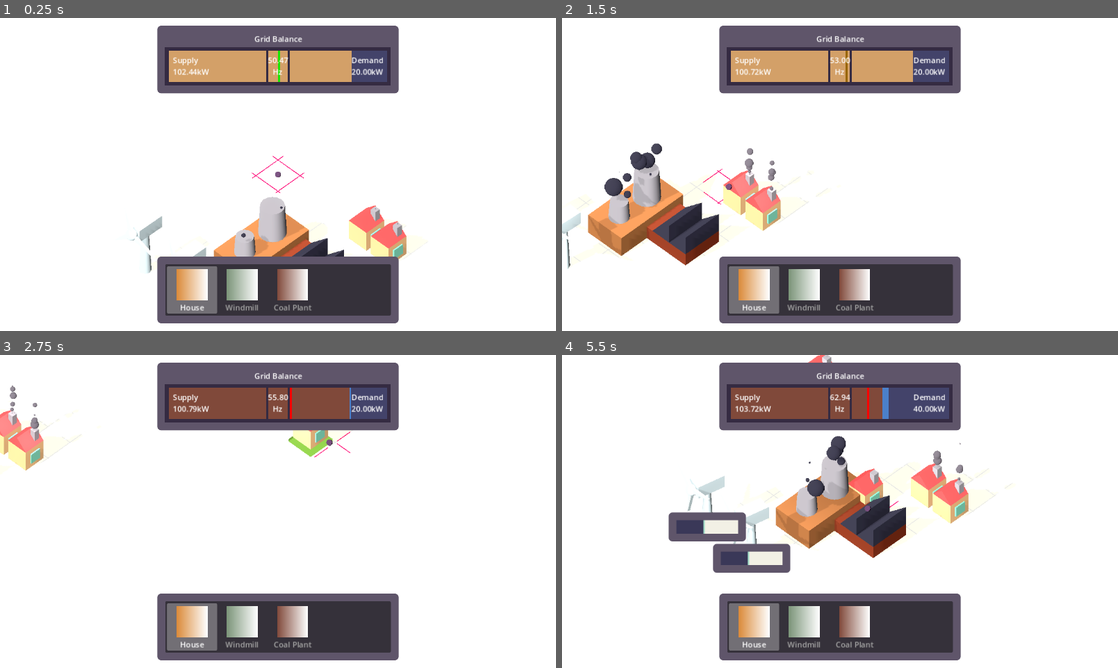
Above: before the commit, frames 1-4 (two rows, left to right).
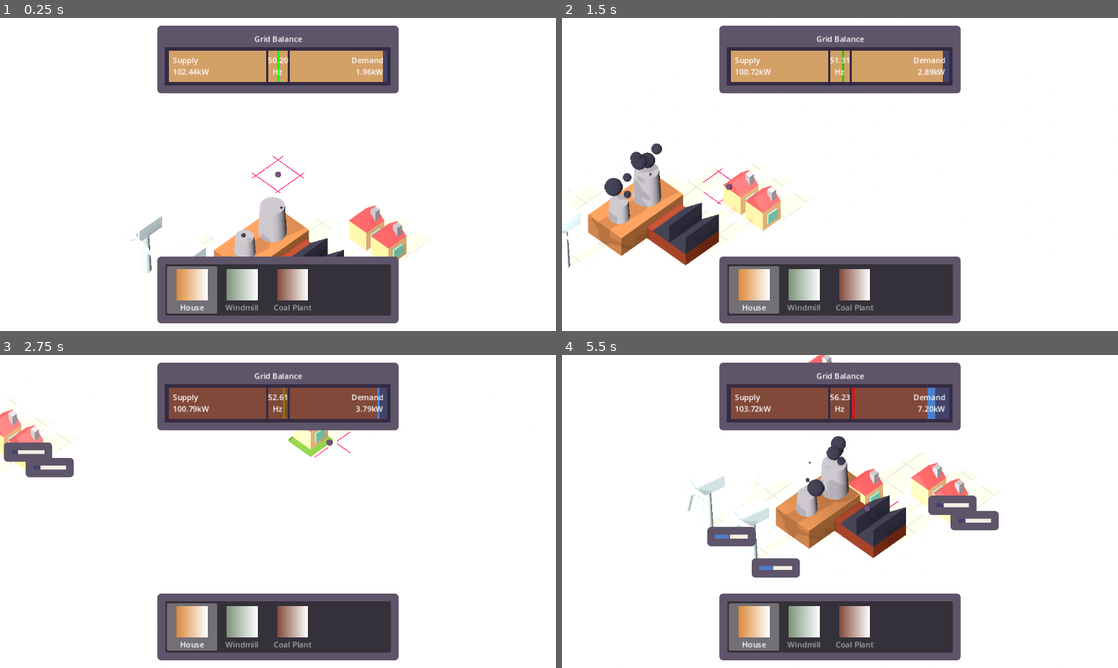
Above: after the commit, the same moments.

Repository: Vandebron/vandebron_game
Game: Godot game, scene res://world/main.tscn
The game is run twice, just before and just after one commit, with the same random seed, the same clock (stepped at 60 frames per second) and the same inputs.
Inputs (mouse positions are in pixels of both pictures, inside the frame that each line leads up to):
- Up to frame 1 (0.25 s): no input
- Up to frame 2 (1.5 s): tap Enter at 0.5 s; move the mouse to (962, 158) at 0.52 s; hold D (move_right) 0.53-1.28 s; hold Tab (show_info) 0.53-1.28 s; click (962, 158) at 0.67 s; move the mouse to (728, 190) at 1.27 s; hold S (move_down) from 1.28 s (still down); click (728, 190) at 1.35 s
- Up to frame 3 (2.75 s): tap Tab (show_info) at 1.55 s; move the mouse to (333, 442) at 2.02 s; release S (move_down) at 2.03 s; hold D (move_right) from 2.03 s (still down); hold Tab (show_info) from 2.03 s (still down); tap Space (build_initiate) at 2.1 s; click (333, 442) at 2.17 s
- Up to frame 4 (5.5 s): move the mouse to (812, 574) at 2.77 s; release D (move_right) at 2.78 s; release Tab (show_info) at 2.78 s; hold W (move_up) 2.78-3.53 s; tap Tab (show_info) at 2.85, 4.55 s; click (812, 574) at 2.92 s; move the mouse to (1006, 558) at 3.52 s; hold Tab (show_info) 3.53-4.28 s; hold A (move_left) 3.53-5.03 s; click (1006, 558) at 3.67 s; move the mouse to (673, 464) at 4.27 s; click (673, 464) at 4.35 s; move the mouse to (867, 511) at 5.02 s; hold S (move_down) from 5.03 s (still down); hold Tab (show_info) from 5.03 s (still down); tap Space (build_initiate) at 5.1 s; click (867, 511) at 5.17 s

The runs differ from the first frame. In frame 1, 0.6% of the frame differs, in the area x 26-72%, y 10-77%; in frame 2, 0.9%; in frame 3, 1.8%; in frame 4, 4.8%, in the area x 19-79%, y 2-72%.

Commit message:
Add seasons & temperature for consumption variety
Reversed the day-night cycle values to be more intuitive, so 1=day, 0=night. That way sun strength can just use the point_of_day value as input.

Also add a generic gauge scene to display various values like current/potential production/consumption per object

Diff:
--- a/library/day_night_cycle.tres
+++ b/library/day_night_cycle.tres
@@ -1,5 +1,5 @@
 [gd_resource type="Curve" format=3 uid="uid://bdblxndiqv2tn"]
 
 [resource]
-_data = [Vector2(0, 0), 0.0, -0.0316533, 0, 0, Vector2(0.0953947, 0.224688), 0.0, 0.0, 0, 0, Vector2(0.246711, 0.224688), 0.0, 0.0, 0, 0, Vector2(0.398021, 1), 0.0, 0.0, 0, 0, Vector2(0.60033, 1), 0.0, 0.0, 0, 0, Vector2(0.754934, 0.219279), 0.0, 0.0, 0, 0, Vector2(0.901316, 0.215673), 0.0, 0.0, 0, 0, Vector2(1, 0), 0.0152972, 0.0, 0, 0]
+_data = [Vector2(0, 1), 0.0, -0.0316533, 0, 0, Vector2(0.104265, 0.75452), 0.0, 0.0, 0, 0, Vector2(0.248815, 0.751908), 0.0, 0.0, 0, 0, Vector2(0.398104, 0), 0.0, 0.0, 0, 0, Vector2(0.604265, 0), 0.0, 0.0, 0, 0, Vector2(0.748815, 0.749297), 0.0, 0.0, 0, 0, Vector2(0.902844, 0.751908), 0.0, 0.0, 0, 0, Vector2(1, 1), 0.0152972, 0.0, 0, 0]
 point_count = 8
--- /dev/null
+++ b/library/energy_grid/gauge.gd
@@ -0,0 +1,33 @@
+extends Control
+class_name Gauge
+## Generic UI bar to represent both the active and potential state of things, like wind/solar/energy
+
+@export var current: float:
+	set(value):
+		current = value
+		(%GaugeBar.material as ShaderMaterial)\
+			.set_shader_parameter("current", current)
+
+@export var target: float:
+	set(value):
+		target = value
+		(%GaugeBar.material as ShaderMaterial)\
+			.set_shader_parameter("target", target)
+
+@export var max_value: float:
+	set(value):
+		max_value = value
+		(%GaugeBar.material as ShaderMaterial)\
+			.set_shader_parameter("max_value", max_value)
+
+@export var left_color: Color:
+	set(value):
+		left_color = value
+		(%GaugeBar.material as ShaderMaterial)\
+			.set_shader_parameter("left_color", left_color)
+
+@export var right_color: Color:
+	set(value):
+		right_color = value
+		(%GaugeBar.material as ShaderMaterial)\
+			.set_shader_parameter("right_color", right_color)
--- a/library/energy_grid/gauge.gdshader
+++ b/library/energy_grid/gauge.gdshader
@@ -1,7 +1,12 @@
 shader_type canvas_item;
+/*
+ * Generic UI bar to represent both the active and potential state of things, like wind/solar/energy
+ */
 
-uniform float current = 0.2;
-uniform float target = 0.7;
+// These values don't have to be normalized to 0-1. That's what the max_value parameter is for.
+uniform float current = 0.2; // Represents the current value
+uniform float target = 0.7; // Represents the potential/target value
+uniform float max_value = 1.0; // Represents the total/max value so we can normalize our values
 uniform float line_width = 0.02;
 
 uniform vec3 line_color : source_color = vec3(1.0, 0.0, 0.0);
@@ -9,10 +14,18 @@
 uniform vec3 right_color : source_color = vec3(1.0);
 
 void fragment() {
-	if (UV.x > target - (line_width * .5) && UV.x < target + (line_width * .5)) {
-		COLOR.rgb = line_color;
-	} else {
-		float what_to_draw = step(current / 1.0, UV.x);
-		COLOR.rgb = mix(left_color, right_color, what_to_draw);
-	}
+	float current_normalized = current / max_value;
+	float target_normalized = target / max_value;
+	float half_line_width = (line_width * 0.5);
+	float is_current =
+		step(UV.x, current_normalized + half_line_width)
+		- step(UV.x, current_normalized - half_line_width);
+
+	vec3 final = left_color; // By default, draw the "left" color.
+	// We use a vertical line to represent the current value.
+	final = mix(final, line_color, is_current);
+	// Now decide whether to draw the "right" color, but make sure to not draw over the "current"
+	// line, which is what the 'abs(1.0 - is_current)' part does.
+	final = mix(final, right_color, step(target / max_value, UV.x) * abs(1.0 - is_current));
+	COLOR.rgb = final;
 }
--- /dev/null
+++ b/library/energy_grid/gauge.tscn
@@ -0,0 +1,65 @@
+[gd_scene load_steps=5 format=3 uid="uid://3uw8bcseb6e1"]
+
+[ext_resource type="Theme" uid="uid://bgm6bulhf3ca1" path="res://library/ui/default_theme.tres" id="1_0sm2a"]
+[ext_resource type="Script" path="res://library/energy_grid/gauge.gd" id="2_m28u1"]
+
+[sub_resource type="Shader" id="Shader_w8v2k"]
+code = "shader_type canvas_item;
+
+uniform float current = 0.2;
+uniform float target = 0.7;
+uniform float max_value = 1.0;
+uniform float line_width = 0.02;
+
+uniform vec3 line_color : source_color = vec3(1.0, 0.0, 0.0);
+uniform vec3 left_color : source_color = vec3(0.0);
+uniform vec3 right_color : source_color = vec3(1.0);
+
+void fragment() {
+	float current_normalized = current / max_value;
+	float target_normalized = target / max_value;
+	float half_line_width = (line_width * 0.5);
+	float is_current =
+		step(UV.x, current_normalized + half_line_width)
+		- step(UV.x, current_normalized - half_line_width);
+
+	vec3 final = left_color;
+	final = mix(final, line_color, is_current);
+	final = mix(final, right_color, step(target / max_value, UV.x) * abs(1.0 - is_current));
+	COLOR.rgb = final;
+}
+"
+
+[sub_resource type="ShaderMaterial" id="ShaderMaterial_p47xe"]
+resource_local_to_scene = true
+shader = SubResource("Shader_w8v2k")
+shader_parameter/current = 0.2
+shader_parameter/target = 0.7
+shader_parameter/max_value = 1.0
+shader_parameter/line_width = 0.02
+shader_parameter/line_color = Color(1, 0, 0, 1)
+shader_parameter/left_color = Color(0, 0, 0, 1)
+shader_parameter/right_color = Color(1, 1, 1, 1)
+
+[node name="Gauge" type="Control"]
+custom_minimum_size = Vector2(100, 40)
+layout_mode = 3
+anchors_preset = 0
+offset_right = 100.0
+offset_bottom = 40.0
+mouse_filter = 2
+theme = ExtResource("1_0sm2a")
+script = ExtResource("2_m28u1")
+
+[node name="PanelContainer" type="PanelContainer" parent="."]
+layout_mode = 1
+anchors_preset = 15
+anchor_right = 1.0
+anchor_bottom = 1.0
+grow_horizontal = 2
+grow_vertical = 2
+
+[node name="GaugeBar" type="ColorRect" parent="PanelContainer"]
+unique_name_in_owner = true
+material = SubResource("ShaderMaterial_p47xe")
+layout_mode = 2
--- a/library/weather.gd
+++ b/library/weather.gd
@@ -1,25 +1,35 @@
 extends Node
 
+enum Season {AUTUMN, WINTER, SPRING, SUMMER}
+
+const days_per_season: int = 7
 const day_night_cycle: Curve = preload("res://library/day_night_cycle.tres")
 const day_night_cycle_ms: int = 30_000 # Cycle of 30 seconds means day=15s, night=15s
 const wind_cycle_ms: int = 30_000 # Dictates how long it takes for weather to repeat
+const min_temperature: float = -10.0
+const max_temperature: float = 40.0
 
 var wind_angle: float = 1.0 # Direction of wind in radians. Cosmetic. does not affect wind power
 var wind: float = 0.5 # Ranges from 0-1
 var sun: float = 0.5 # Ranges from 0-1
 var point_of_day: float = 0.0 # Ranges from 0-1; night is > 0.5
+var temperature: float = 0.0 # Ranges from 0-1; let's say 0=-10, 1=40
 
 var _target_wind: float = 1.0
 var _was_night: bool
+var _days_passed: int
+var _season: Season
 
 
 func _ready() -> void:
 	_update_wind()
+	_update_temperature()
 
 
 func _physics_process(delta: float) -> void:
+	point_of_day = _get_point_of_day()
 	wind = lerpf(wind, _target_wind, delta)
-	point_of_day = _get_point_of_day()
+	temperature = point_of_day
 
 	if is_night() && !_was_night:
 		_was_night = true
@@ -27,6 +37,11 @@
 	elif !is_night() && _was_night:
 		_was_night = false
 		Events.night_ended.emit()
+
+		_days_passed += 1
+		# Increment season every X days, and make sure it wraps around from summer to autumn.
+		if _days_passed % days_per_season == 0:
+			_season = wrapi(_season + 1, 0, Season.size()) as Season
 
 
 func _update_wind() -> void:
@@ -42,12 +57,41 @@
 	wind_angle = PI * randf_range(-6.0, 6.0)
 
 
+func _update_temperature() -> void:
+	get_tree().create_timer(1.0).timeout.connect(self._update_temperature)
+
+	# TODO: Add sun strength as additional factor for temperature maybe?
+	temperature = _limit_temperature(point_of_day)
+
+
+func _limit_temperature(temp: float) -> float:
+	match _season:
+		Season.AUTUMN:
+			return clampf(temp, celcius_to_temp(5.0), celcius_to_temp(15.0))
+		Season.WINTER:
+			return clampf(temp, celcius_to_temp(-10.0), celcius_to_temp(8.0))
+		Season.SPRING:
+			return clampf(temp, celcius_to_temp(10.0), celcius_to_temp(23.0))
+		Season.SUMMER:
+			return clampf(temp, celcius_to_temp(12.0), celcius_to_temp(40.0))
+	printerr("Unknown season")
+	return 0.5
+
+
 func is_day() -> bool:
-	return point_of_day <= 0.5
+	return point_of_day >= 0.5
 
 
 func is_night() -> bool:
-	return point_of_day > 0.5
+	return point_of_day < 0.5
+
+
+func celcius_to_temp(celcius: float) -> float:
+	return (celcius + min_temperature) / (max_temperature - min_temperature)
+
+
+func temp_to_celcius(temp: float) -> float:
+	return (temp * (max_temperature - min_temperature)) - min_temperature
 
 
 func _get_point_of_day() -> float:
--- a/object/consumer/consumer.gd
+++ b/object/consumer/consumer.gd
@@ -2,6 +2,7 @@
 class_name Consumer
 
 @export var demand: float
+@export var max_demand: float
 
 
 func _init() -> void:
--- a/object/house/house.gd
+++ b/object/house/house.gd
@@ -1,9 +1,18 @@
 extends Consumer
 
+@export var consumption_variance: float = 0.05 # Deviation from consumption
+@export var demand_adj_rate: float = 0.7 # How quickly demand changes
+
 @onready var model: Model = $Model
+@onready var variance_timer: Timer = $VarianceTimer
+
+var _variance: float = 0.1 # Represents random consumption deviation per house
+var _target_demand: float = 1.0
 
 
 func _ready() -> void:
+	variance_timer.timeout.connect(self._update_variance)
+
 	if Weather.is_day():
 		model.animation_player.play("consume")
 
@@ -12,3 +21,36 @@
 
 	Events.night_ended.connect(func() -> void:
 		model.animation_player.play("consume"))
+
+
+func _physics_process(delta: float) -> void:
+	# TODO: Maybe houses turn down heating during the night to save power?
+	var heating: float = clampf(1.0 - Weather.temperature - _variance, 0.0, 1.0) * max_demand
+
+	_target_demand = heating # TODO: Should be "_target_demand = heating + appliances + car + etc"
+	demand = lerpf(demand, _target_demand, delta * demand_adj_rate)
+
+	if Input.is_action_pressed("show_info"):
+		show_info()
+
+
+func _input(event: InputEvent) -> void:
+	if event.is_action_released("show_info"):
+		hide_info()
+
+
+## Introduces some randomness to consumption, so every house is a little bit different.
+func _update_variance() -> void:
+	_variance = randf() * consumption_variance
+
+
+func show_info() -> void:
+	$ConsumptionGauge.visible = true
+	$ConsumptionGauge.global_position = Utils.get_camera().unproject_position(global_position)
+	$ConsumptionGauge.current = demand
+	$ConsumptionGauge.target = _target_demand
+	$ConsumptionGauge.max_value = max_demand
+
+
+func hide_info() -> void:
+	$ConsumptionGauge.visible = false
--- a/object/house/house.tscn
+++ b/object/house/house.tscn
@@ -1,13 +1,23 @@
-[gd_scene load_steps=4 format=3 uid="uid://vjdf3kwb88ov"]
+[gd_scene load_steps=5 format=3 uid="uid://vjdf3kwb88ov"]
 
 [ext_resource type="Script" path="res://object/house/house.gd" id="1_03gka"]
 [ext_resource type="PackedScene" uid="uid://5yby1xliao2j" path="res://object/house/house_model.tscn" id="2_6frin"]
 [ext_resource type="PackedScene" uid="uid://b3bbpo64jnd2l" path="res://object/house/house_collider.tscn" id="3_pyalc"]
+[ext_resource type="PackedScene" uid="uid://3uw8bcseb6e1" path="res://library/energy_grid/gauge.tscn" id="4_2fkml"]
 
 [node name="House" type="Node3D"]
 script = ExtResource("1_03gka")
-demand = 10.0
+demand = 1.0
+max_demand = 10.0
 
 [node name="Model" parent="." instance=ExtResource("2_6frin")]
 
 [node name="Collider" parent="." instance=ExtResource("3_pyalc")]
+
+[node name="VarianceTimer" type="Timer" parent="."]
+autostart = true
+
+[node name="ConsumptionGauge" parent="." instance=ExtResource("4_2fkml")]
+visible = false
+left_color = Color(0.262745, 0.262745, 0.415686, 1)
+right_color = Color(0.94902, 0.941176, 0.898039, 1)
--- a/object/windmill/windmill.gd
+++ b/object/windmill/windmill.gd
@@ -1,6 +1,6 @@
 extends Producer
 
-@export var production_variance: float = 0.05
+@export var production_variance: float = 0.05 # Deviation from production
 @export var acceleration: float = 10.0 # Determines how fast windmill adjusts to new wind speeds
 @export var turn_rate: float = 0.01 # Just cosmetic
 
@@ -36,17 +36,17 @@
 		show_info()
 
 
+## Introduces some randomness to production, so every windmill is a little bit different.
 func _update_variance() -> void:
 	_variance = randf() * production_variance
 
 
 func show_info() -> void:
-	$ProductionGaugeCtnr.visible = true
-	$ProductionGaugeCtnr.global_position = Utils.get_camera().unproject_position(global_position)
-	%ProductionGauge.material.set_shader_parameter("current", _speed)
-	%ProductionGauge.material.set_shader_parameter("target", _target_speed)
+	$ProductionGauge.visible = true
+	$ProductionGauge.global_position = Utils.get_camera().unproject_position(global_position)
+	$ProductionGauge.current = _speed
+	$ProductionGauge.target = _target_speed
 
 
 func hide_info() -> void:
-	$ProductionGaugeCtnr.visible = false
-	%ProductionGauge.material.set_shader_parameter("current", _target_speed)
+	$ProductionGauge.visible = false
--- a/object/windmill/windmill.tscn
+++ b/object/windmill/windmill.tscn
@@ -1,19 +1,9 @@
-[gd_scene load_steps=7 format=3 uid="uid://kplamygjx6ob"]
+[gd_scene load_steps=5 format=3 uid="uid://kplamygjx6ob"]
 
 [ext_resource type="Script" path="res://object/windmill/windmill.gd" id="1_65461"]
 [ext_resource type="PackedScene" uid="uid://bxgfnp120gfmk" path="res://object/windmill/windmill_model.tscn" id="2_4fv1r"]
 [ext_resource type="PackedScene" uid="uid://dlwoabgf66r5s" path="res://object/windmill/windmill_collider.tscn" id="3_ckbnn"]
-[ext_resource type="Theme" uid="uid://bgm6bulhf3ca1" path="res://library/ui/default_theme.tres" id="4_87nqh"]
-[ext_resource type="Shader" path="res://library/energy_grid/gauge.gdshader" id="5_omjnx"]
-
-[sub_resource type="ShaderMaterial" id="ShaderMaterial_ypfyx"]
-shader = ExtResource("5_omjnx")
-shader_parameter/current = 0.2
-shader_parameter/target = 0.7
-shader_parameter/line_width = 0.02
-shader_parameter/line_color = Color(0.635294, 0.862745, 0.780392, 1)
-shader_parameter/left_color = Color(0.227451, 0.219608, 0.345098, 1)
-shader_parameter/right_color = Color(0.94902, 0.941176, 0.898039, 1)
+[ext_resource type="PackedScene" uid="uid://3uw8bcseb6e1" path="res://library/energy_grid/gauge.tscn" id="4_t57sq"]
 
 [node name="Windmill" type="Node3D"]
 script = ExtResource("1_65461")
@@ -27,28 +17,7 @@
 [node name="VarianceTimer" type="Timer" parent="."]
 autostart = true
 
-[node name="ProductionGaugeCtnr" type="Control" parent="."]
+[node name="ProductionGauge" parent="." instance=ExtResource("4_t57sq")]
 visible = false
-layout_mode = 3
-anchors_preset = 0
-offset_right = 160.0
-offset_bottom = 60.0
-mouse_filter = 2
-theme = ExtResource("4_87nqh")
-
-[node name="PanelContainer" type="PanelContainer" parent="ProductionGaugeCtnr"]
-layout_mode = 1
-anchors_preset = 15
-anchor_right = 1.0
-anchor_bottom = 1.0
-offset_left = -80.0
-offset_top = -30.0
-offset_right = -80.0
-offset_bottom = -30.0
-grow_horizontal = 2
-grow_vertical = 2
-
-[node name="ProductionGauge" type="ColorRect" parent="ProductionGaugeCtnr/PanelContainer"]
-unique_name_in_owner = true
-material = SubResource("ShaderMaterial_ypfyx")
-layout_mode = 2
+left_color = Color(0.294118, 0.501961, 0.792157, 1)
+right_color = Color(0.94902, 0.941176, 0.898039, 1)
--- a/world/main.gd
+++ b/world/main.gd
@@ -19,8 +19,8 @@
 
 
 func _physics_process(_delta: float) -> void:
-	sun_anchor.rotation.z = PI * Weather.point_of_day
-	sun_anchor.rotation.y = PI * Weather.point_of_day
+	sun_anchor.rotation.z = PI * (1.0 - Weather.point_of_day)
+	sun_anchor.rotation.y = PI * (1.0 - Weather.point_of_day)
 	sun.visible = Weather.is_day()
 	moon.visible = Weather.is_night()
 	sun.look_at(Vector3.ZERO)
